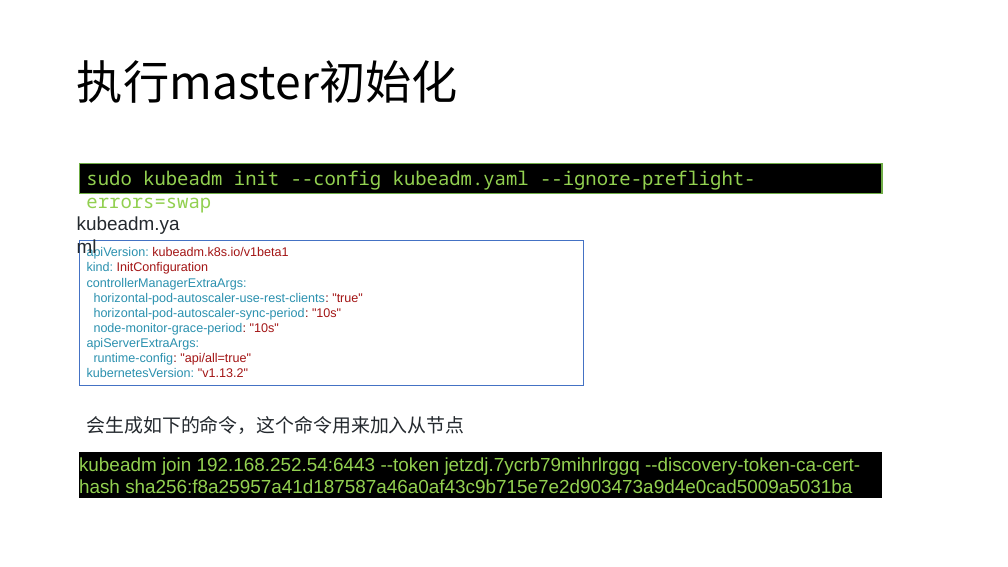
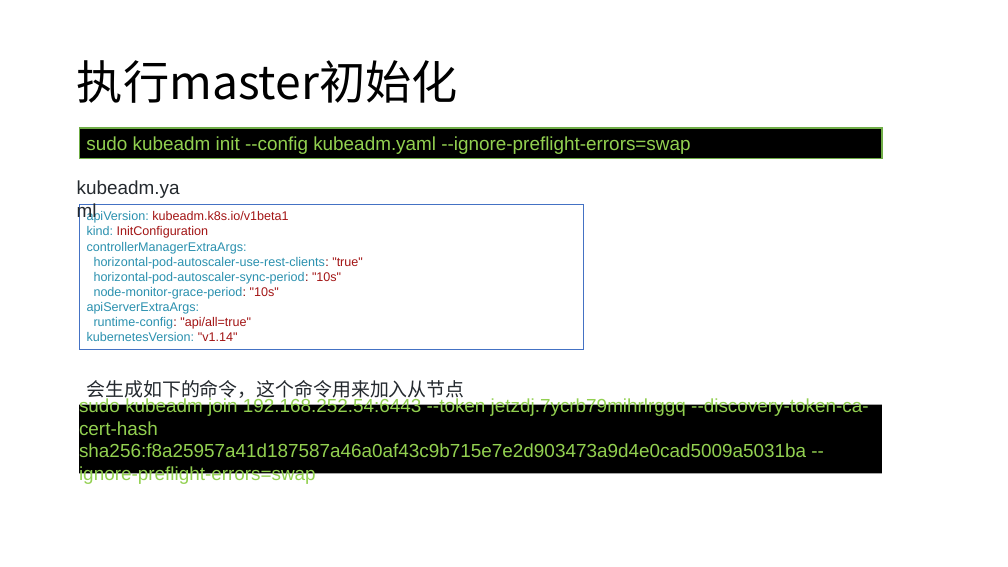
Before and after one commit to axzxs2001/Asp.NetCoreExperiment, a slide deck: slide 42 of Asp.NetCoreExperiment/kubernetes/kubernetes.pptx. Drawn at 1008x567 pixels with LibreOffice and Linux fonts; fonts in the diff are those of the drawing; background and template pictures are left out. Boxes give left, top, right and bottom in pixels: in the first picture for what was removed or moved away, otherwise in the second. Text is boxed around its words. In the diff, an @@ line names an element or a change of style, - is before the commit and + after.

Commit message:
kubernetes PPT完成。

```diff
--- a/Asp.NetCoreExperiment/kubernetes/kubernetes.pptx
+++ b/Asp.NetCoreExperiment/kubernetes/kubernetes.pptx
@@ rectangle "sudo kubeadm init --config kubeadm.yaml ..." at <box>79,128,882,158</box>: font Noto Sans Mono to Arial @@
@@ 2 texts, 2 rectangles: place and size @@
-2 texts, 2 rectangles at <box>79,163,882,434</box>
+2 texts, 2 rectangles at <box>79,128,882,402</box>
@@ text in rectangle at <box>87,332,238,341</box>: text changed @@
-kubernetesVersion: "v1.13.2"
+kubernetesVersion: "v1.14"
@@ text in rectangle at <box>79,397,868,484</box>: text changed @@
-kubeadm join 192.168.252.54:6443 --token jetzdj.7ycrb79mihrlrggq --discovery-token-ca-cert-hash sha256:f8a25957a41d187587a46a0af43c9b715e7e2d903473a9d4e0cad5009a5031ba
+sudo kubeadm join 192.168.252.54:6443 --token jetzdj.7ycrb79mihrlrggq --discovery-token-ca-cert-hash sha256:f8a25957a41d187587a46a0af43c9b715e7e2d903473a9d4e0cad5009a5031ba --ignore-preflight-errors=swap
@@ rectangle "sudo kubeadm join 192.168.252.54:6443 --token ...": place and size @@
-rectangle "sudo kubeadm join 192.168.252.54:6443 --token ..." at <box>79,452,882,498</box>
+rectangle "sudo kubeadm join 192.168.252.54:6443 --token ..." at <box>79,405,882,473</box>
```
Also in this commit, not shown: 10 other slides changed, 3 slides added, 1 slide removed, 1 other file.
